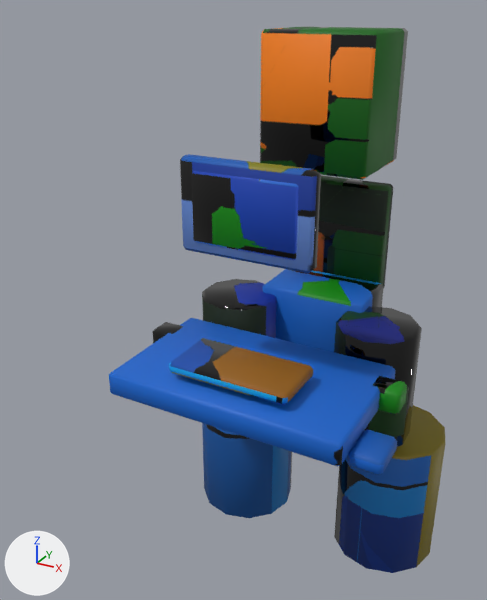
Renders of the glTF model unity/Assets/Art/EarlyGame/staff-kit/staff-pose-typing.glb from each side of a commit.
Before and after are seen from a 50 mm lens placed at (0.757, -1.915, 1.784), pointed at (-0.109, -0.342, 0.997). Arrows for +X, +Y and +Z are at lower left; the lights stay in place. The picture after the commit comes second. Vertices at exactly the same position are counted once.

Objects in the first picture: 'Leg_-1'.
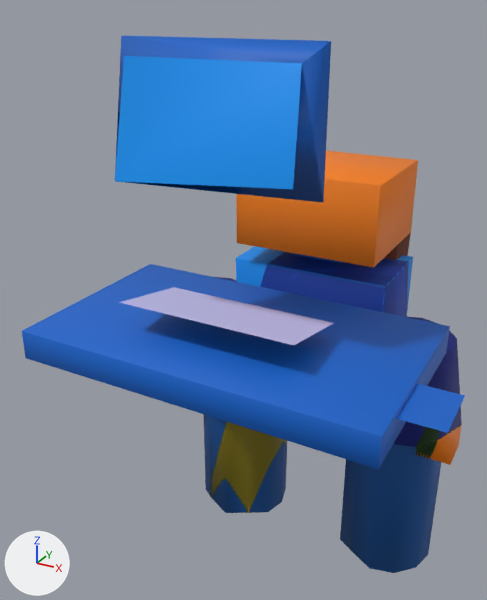
Changed parts and their boxes (x1, y1, x2, y2) in the pictures (487 x 600 px; the box of a moved part takes in the faces that stretch with it):
```json
{"object": "Leg_-1", "change": "reshaped, moved", "before": [109, 26, 445, 573], "after": [22, 35, 465, 573], "on screen": "32% wider"}
{"part": 1, "of": "me_cylinder", "change": "moved or reshaped", "before": [263, 269, 384, 352], "after": [293, 253, 340, 263], "on screen": "mostly hidden afterwards"}
{"part": 2, "of": "me_cylinder", "change": "moved or reshaped", "before": [109, 318, 396, 467], "after": [22, 264, 450, 469]}
{"part": 3, "of": "me_cylinder", "change": "rebuilt", "before": [202, 423, 292, 518], "after": [204, 415, 287, 513]}
{"part": 4, "of": "me_cylinder", "change": "rebuilt", "before": [334, 405, 445, 573], "after": [340, 444, 441, 573]}
{"part": 5, "of": "me_cylinder", "change": "rebuilt", "before": [202, 279, 277, 338], "after": [216, 277, 236, 282], "on screen": "mostly hidden afterwards"}
{"part": 6, "of": "me_cylinder", "change": "rebuilt", "before": [334, 306, 422, 447], "after": [394, 316, 462, 465]}
{"part": 7, "of": "me_cylinder", "change": "added", "after": [236, 151, 418, 317]}
{"part": 8, "of": "me_cylinder", "change": "added", "after": [115, 35, 331, 203], "on screen": "blue"}
{"part": 9, "of": "me_cylinder", "change": "deleted", "before": [152, 26, 408, 475]}
{"part": 10, "of": "me_cylinder", "change": "added", "after": [119, 287, 333, 345], "on screen": "blue"}
{"part": 11, "of": "me_cylinder", "change": "added", "after": [396, 384, 465, 433], "on screen": "blue"}
```

Scene script edits in JSON lines:
```json
{"block": "me_cylinder", "where": "# used by ob_leg__1; location = (0.0, 0.0, 0.0)"}
{"block": "me_cylinder", "where": "# verts and faces of me_cylinder; kept vertices keep their numbers, new ones are numbered from 432"}
{"op": "remove", "block": "me_cylinder", "code": "me_cylinder.from_pydata(...)  # 432 vertices, 804 faces; spans x -0.45..0.45, y -0.69..0.17, z 0.0..1.72"}
{"op": "add", "block": "me_cylinder", "code": "me_cylinder.from_pydata(...)  # 402 vertices, 806 faces; spans x -0.51..0.57, y -0.85..0.18, z 0.0..1.72"}
{"block": "me_cylinder", "change": "me_cylinder part 1: the loose piece of 24 vertices spanning x -0.17..0.17, y -0.1..0.1, z 0.65..0.95 is scaled about its middle by (0.463, 0.725, 0.245), then moved by (0.0, 0.0, 0.29)"}
{"block": "me_cylinder", "change": "me_cylinder part 2: the loose piece of 24 vertices spanning x -0.34..0.34, y -0.69..-0.28, z 0.8..0.87 is scaled about its middle by (1.41, 1.35, 1.33), then moved by (0.0, -0.09, 0.16)"}
{"block": "me_cylinder", "change": "me_cylinder part 3: the loose piece of 48 vertices spanning x -0.45..-0.1, y -0.17..0.17, z 0.0..0.49 is rebuilt with 72 vertices and now spans x -0.45..-0.13, y -0.16..0.16, z 0.0..0.76"}
{"block": "me_cylinder", "change": "me_cylinder part 4: the loose piece of 48 vertices spanning x 0.1..0.45, y -0.17..0.17, z 0.0..0.49 is rebuilt with 72 vertices and now spans x 0.13..0.45, y -0.16..0.16, z 0.0..0.76"}
{"block": "me_cylinder", "change": "me_cylinder part 5: the loose piece of 40 vertices spanning x -0.36..-0.12, y -0.26..-0.01, z 0.54..0.92 is rebuilt with 54 vertices and now spans x -0.51..-0.21, y -0.29..-0.03, z 0.55..0.91"}
{"block": "me_cylinder", "change": "me_cylinder part 6: the loose piece of 40 vertices spanning x 0.12..0.36, y -0.26..-0.01, z 0.54..0.92 is rebuilt with 53 vertices and now spans x 0.21..0.51, y -0.29..-0.03, z 0.55..0.91"}
{"block": "me_cylinder", "change": "me_cylinder part 7: a new loose piece of 80 vertices spanning x -0.25..0.25, y -0.18..0.18, z 0.53..1.34, in mat_staff_pose_typing_preview"}
{"block": "me_cylinder", "change": "me_cylinder part 8: a new loose piece of 15 vertices spanning x -0.25..0.25, y -0.72..-0.65, z 1.41..1.72, in mat_staff_pose_typing_preview"}
{"block": "me_cylinder", "change": "me_cylinder part 9: 9 loose pieces with 208 vertices, spanning x -0.39..0.43, y -0.65..0.17, z 0.43..1.72, are deleted"}
{"block": "me_cylinder", "change": "me_cylinder part 10"}
{"op": "add", "block": "me_cylinder", "code": "verts[432] = (-0.23, -0.51, 1.07)  # pixel (174, 287)"}
{"op": "add", "block": "me_cylinder", "code": "verts[433] = (-0.23, -0.74, 1.12)  # pixel (118, 302)"}
{"op": "add", "block": "me_cylinder", "code": "verts[434] = (0.23, -0.51, 1.07)  # pixel (334, 322)"}
{"op": "add", "block": "me_cylinder", "code": "verts[435] = (0.23, -0.74, 1.12)  # pixel (294, 345)"}
{"op": "add", "block": "me_cylinder", "code": "faces += [(432, 433, 435), (432, 435, 434)]"}
{"block": "me_cylinder", "change": "me_cylinder part 11"}
{"op": "add", "block": "me_cylinder", "code": "verts[436] = (0.47, -0.6, 1.02)  # pixel (416, 383)"}
{"op": "add", "block": "me_cylinder", "code": "verts[437] = (0.47, -0.76, 1.02)  # pixel (395, 418)"}
{"op": "add", "block": "me_cylinder", "code": "verts[438] = (0.57, -0.6, 1.02)  # pixel (465, 395)"}
{"op": "add", "block": "me_cylinder", "code": "verts[439] = (0.57, -0.76, 1.02)  # pixel (447, 432)"}
{"op": "add", "block": "me_cylinder", "code": "faces += [(437, 438, 439), (436, 438, 437)]"}
{"op": "set", "path": "ob_leg__1.location", "old": "(0.0, 0.0, 0.0)", "new": "(0.0, 0.0, 0.001)"}
```
